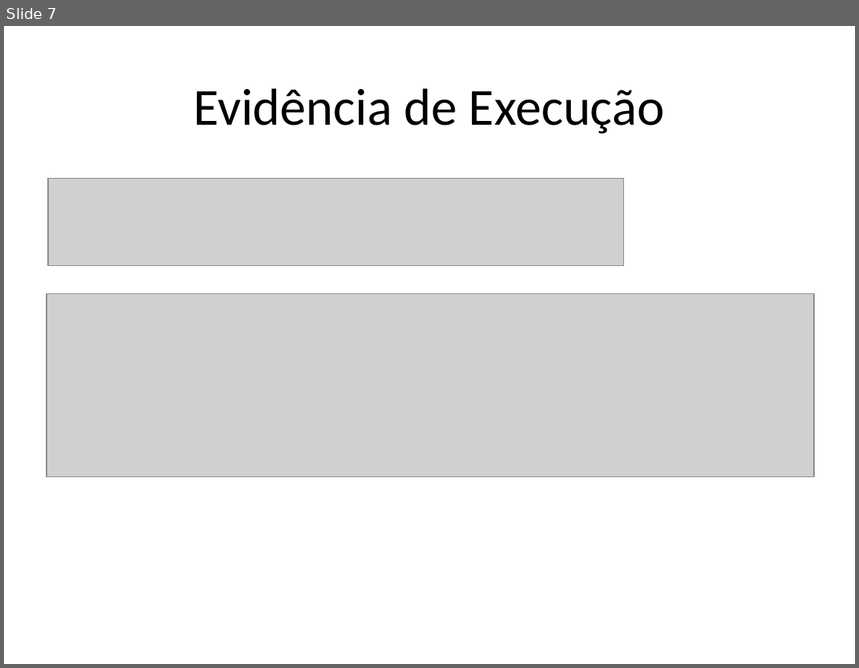
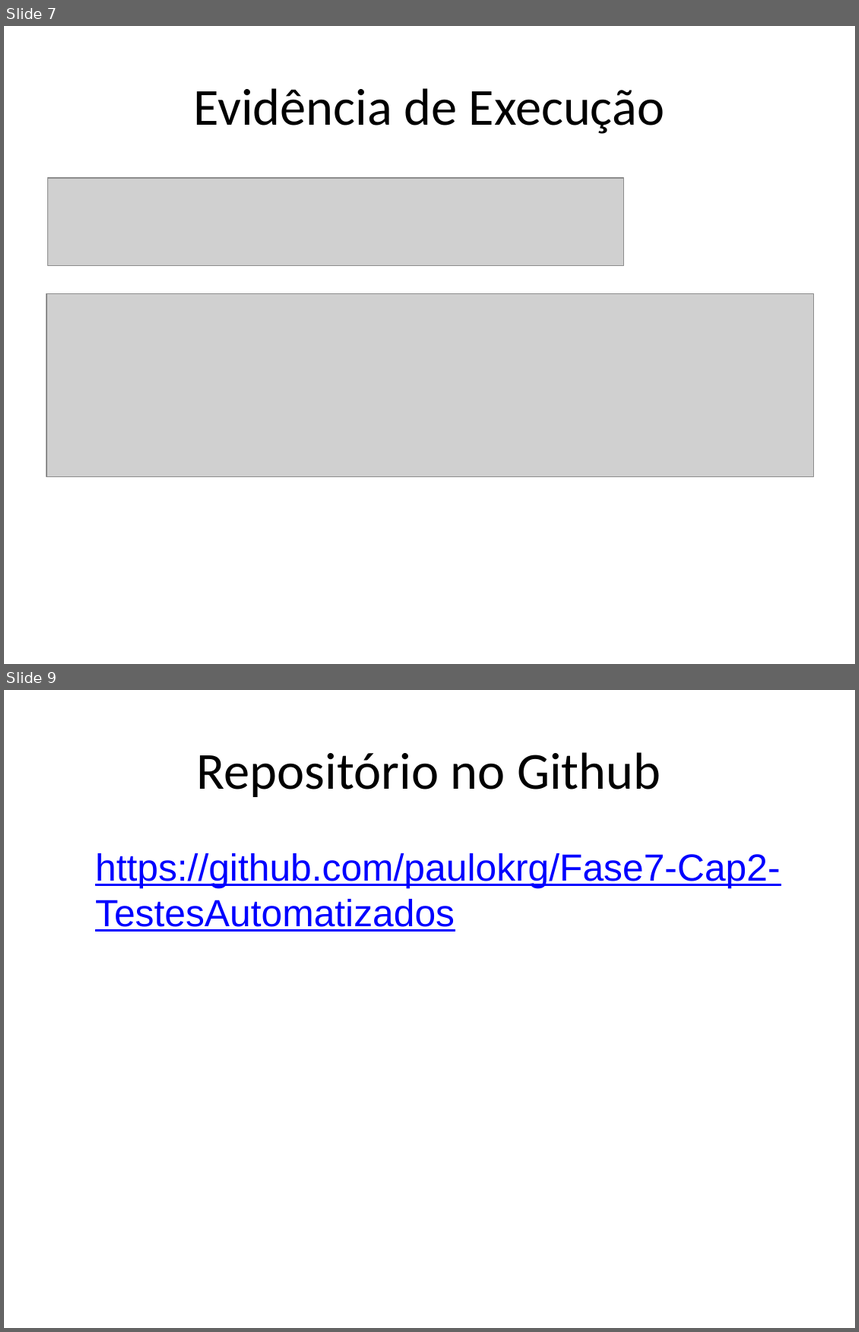
Before and after one commit to paulokrg/Fase7-Cap2-TestesAutomatizados, a slide deck: Documentacao_Testes.pptx. Shown one above the other, each under a label of ours: slide 7 before the commit, slides 7 and 9 after it; the slides between them are not shown. The pictures are 859x668 and 859x1332 pixels, drawn with LibreOffice and Linux fonts; fonts in the diff are those of the drawing; grey boxes stand for pictures. Boxes give left, top, right and bottom in pixels: in the first picture for what was removed or moved away, otherwise in the second. Text is boxed around its words. In the diff, an @@ line names an element or a change of style, - is before the commit and + after.

Commit message:
feat: Adicionada referência para o Github na apresentação

```diff
--- a/Documentacao_Testes.pptx
+++ b/Documentacao_Testes.pptx
@@ slide 9 added at <box>4,690,855,1328</box>, background #FFFFFF @@
@@ title added at <box>197,752,661,797</box>, 44 pt, text #000000 @@
+Repositório no Github
@@ text added at <box>95,853,781,932</box>, 32 pt, text #0000FF, underline @@
+https://github.com/paulokrg/Fase7-Cap2-TestesAutomatizados
```
